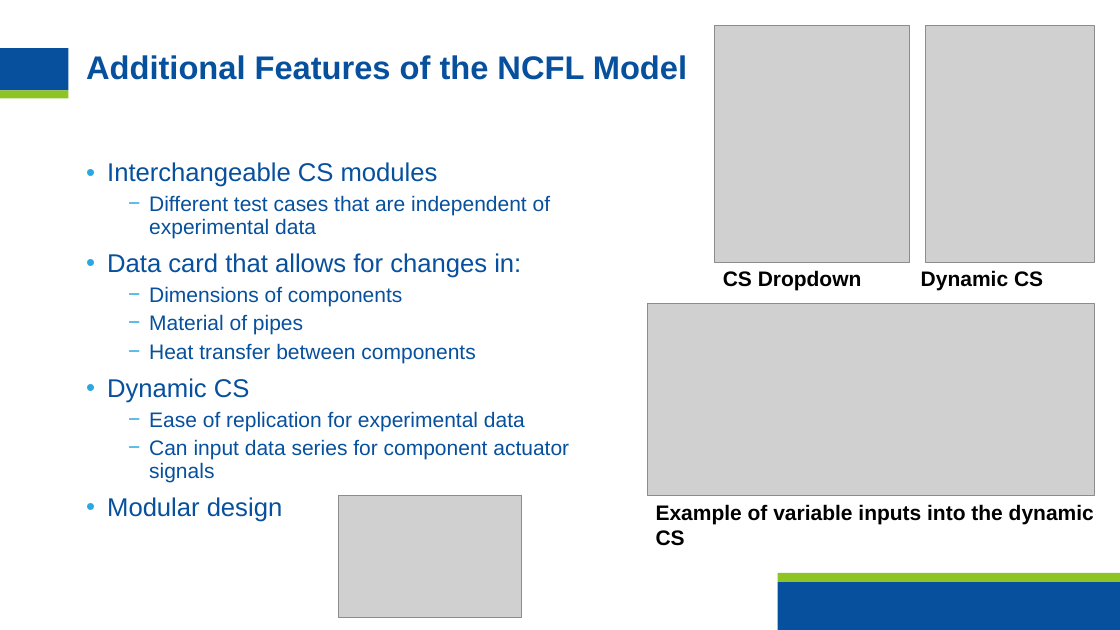
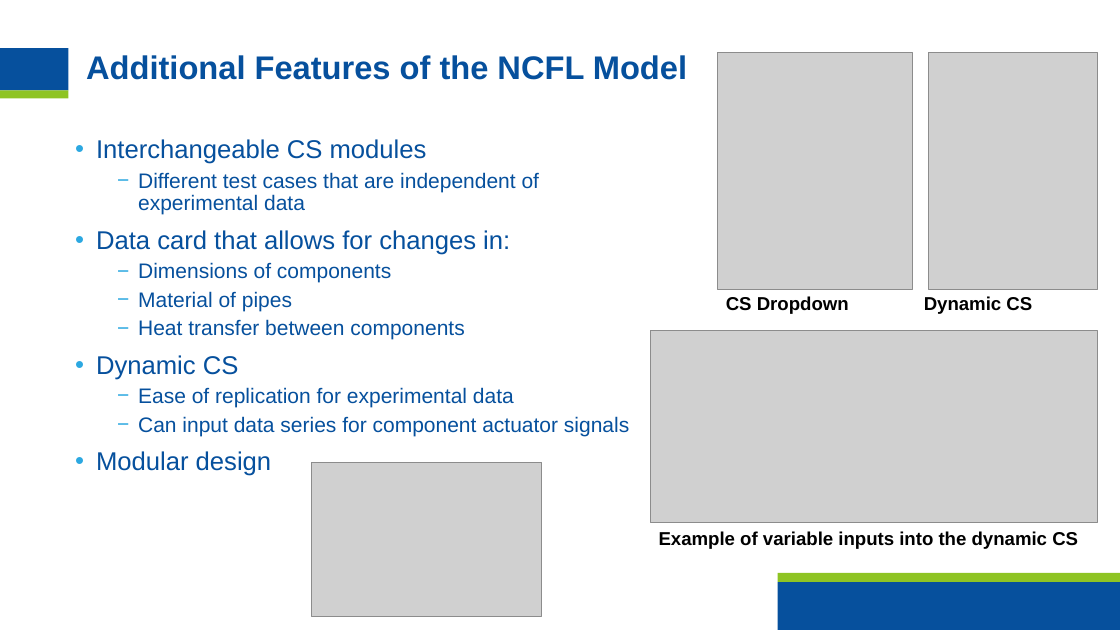
Before and after one commit to hvnaick/INL_DT_Intern, a slide deck: slide 6 of Important Documents/FinalPresentation.pptx. Drawn at 1120x630 pixels with LibreOffice and Linux fonts; fonts in the diff are those of the drawing; grey boxes stand for pictures; background and template pictures are left out. Boxes give left, top, right and bottom in pixels: in the first picture for what was removed or moved away, otherwise in the second. Text is boxed around its words. In the diff, an @@ line names an element or a change of style, - is before the commit and + after.

```diff
--- a/Important Documents/FinalPresentation.pptx
+++ b/Important Documents/FinalPresentation.pptx
@@ text "Interchangeable CS modules" rewrapped from [107, 162, 569, 522] to [96, 139, 629, 476] @@
@@ size 18 to 16 pt in 3 elements at [659, 531, 1078, 549], [726, 296, 849, 314], [924, 296, 1032, 314] @@
@@ 2 pictures, 2 texts: place and size @@
-2 pictures, 2 texts at [715, 26, 1095, 290]
+2 pictures, 2 texts at [718, 53, 1098, 314]
@@ picture: place and size @@
-picture at [648, 304, 1095, 496]
+picture at [650, 331, 1097, 523]
@@ picture: place and size @@
-picture at [339, 496, 523, 618]
+picture at [312, 462, 542, 616]
@@ text "Example of variable inputs into ...": place and size @@
-text "Example of variable inputs into ..." at [656, 504, 1094, 546]
+text "Example of variable inputs into ..." at [659, 531, 1078, 549]
```
Also in this commit, not shown: 7 other slides changed, 1 slide removed, 19 other files.
